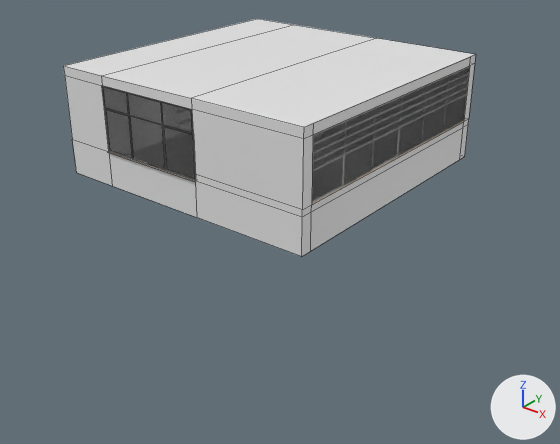
What one commit did to the Blender file blend/Room_Basic_2_WoodFloor_1.blend.
Both versions are drawn from a 50 mm lens placed at (35.3, -41.0, 22.1), pointed at (4.9, -3.1, -1.4). The lights are fixed; the arrows at lower right show +X, +Y and +Z. Mesh edges are drawn as thin lines on the coarser meshes.

The older version as bpy lines, for what is in view:
```python
me_cube_002 = bpy.data.meshes.new('Cube.002')
me_cube_002.from_pydata(...)  # 8 vertices, 3 faces; spans x -10.6..10.7, y -8.2..13.1, z 8.1
me_window_001 = bpy.data.meshes.new('Window.001')
me_window_001.from_pydata(...)  # 248 vertices, 188 faces; spans x -6.5..2.05, y -8.32..-8.02, z 2.62..7.43
# faces by material slot: [98, 72, 12, 6]
me_window_001.materials.append(mat_pvc)
me_window_001.materials.append(mat_plastic)
me_window_001.materials.append(mat_glass)
me_window_001.materials.append(mat_marble)
me_window_002 = bpy.data.meshes.new('Window.002')
me_window_002.from_pydata(...)  # 1040 vertices, 776 faces; spans x 10.5..10.8, y -7.3..12.2, z 3.1..7.4
# faces by material slot: [350, 360, 60, 6]
me_window_002.materials.append(mat_pvc)
me_window_002.materials.append(mat_plastic)
me_window_002.materials.append(mat_glass)
me_window_002.materials.append(mat_marble)
ob_cube_002 = bpy.data.objects.new('Cube.002', me_cube_002)
ob_cube_002.parent = ob_root_wall_tile_05
ob_cube_002.matrix_parent_inverse = Matrix(((1.0, 0.0, 0.0, 0.237), (0.0, 1.0, 0.0, -0.206), (0.0, 0.0, 1.0, 0.169), (0.0, 0.0, 0.0, 1.0)))
ob_cube_002.location = (-0.237, 0.206, -0.169)
ob_window_001 = bpy.data.objects.new('Window.001', me_window_001)
ob_window_001.parent = ob_window_group_001
ob_window_001.matrix_parent_inverse = Matrix(((1.0, 0.0, 0.0, 0.237), (0.0, 1.0, 0.0, -0.206), (0.0, 0.0, 1.0, 0.169), (0.0, 0.0, 0.0, 1.0)))
ob_window_001.location = (-0.237, 0.206, -0.169)
ob_window_002 = bpy.data.objects.new('Window.002', me_window_002)
ob_window_002.parent = ob_window_group_002
ob_window_002.matrix_parent_inverse = Matrix(((1.0, 0.0, 0.0, 0.237), (0.0, 1.0, 0.0, -0.206), (0.0, 0.0, 1.0, 0.169), (0.0, 0.0, 0.0, 1.0)))
ob_window_002.location = (-0.237, 0.206, -0.169)
# also in view: 'Cube' at (0.1, 2.5, 4.1)
```
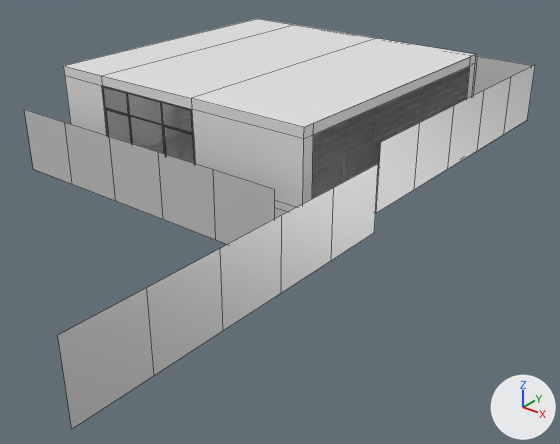
The newer file is also rescaled (x0.6), turned or shifted as a whole; pictures and numbers use the older file's frame.

Pixel boxes [x1, y1, x2, y2] of what changed, in the pictures (560 x 444 px):
```json
{"object": "Plane.003", "change": "added", "after": [58, 164, 378, 429]}
{"object": "Plane.002", "change": "added", "after": [24, 109, 275, 244]}
{"object": "Plane.001", "change": "added", "after": [376, 65, 535, 213]}
{"object": "Plane", "change": "added", "after": [471, 56, 532, 97]}
```

Scene script edits in JSON lines:
```json
{"op": "add", "block": "mat_material", "code": ["mat_material = bpy.data.materials.new('Material')", "# nodes: BsdfAnisotropic, BsdfDiffuse, MixShader, OutputMaterial"]}
{"op": "add", "block": "me_plane", "code": ["me_plane = bpy.data.meshes.new('Plane')", "me_plane.from_pydata(...)  # 20 vertices, 5 faces; spans x -6.26..7.62, y 7.96, z 1.07..3.84", "me_plane.materials.append(mat_material)  # its picture is missing"]}
{"op": "add", "block": "me_plane_001", "code": ["me_plane_001 = bpy.data.meshes.new('Plane.001')", "me_plane_001.from_pydata(...)  # 20 vertices, 5 faces; spans x 7.72, y -5.73..8.15, z 1.07..3.84", "me_plane_001.materials.append(mat_material)  # its picture is missing"]}
{"op": "add", "block": "me_plane_002", "code": ["me_plane_002 = bpy.data.meshes.new('Plane.002')", "me_plane_002.from_pydata(...)  # 20 vertices, 5 faces; spans x -7.6..6.27, y -9.9, z 0.28..3.06", "me_plane_002.materials.append(mat_material)  # its picture is missing"]}
{"op": "add", "block": "me_plane_003", "code": ["me_plane_003 = bpy.data.meshes.new('Plane.003')", "me_plane_003.from_pydata(...)  # 20 vertices, 5 faces; spans x 7.72, y -19.67..-5.8, z 0.28..3.06", "me_plane_003.materials.append(mat_material)  # its picture is missing"]}
{"op": "add", "block": "ob_plane", "code": ["ob_plane = bpy.data.objects.new('Plane', me_plane)", "ob_plane.location = (0.0, 6.05, 0.0)", "ob_plane.scale = (1.67, 1.67, 1.67)"]}
{"op": "add", "block": "ob_plane_001", "code": ["ob_plane_001 = bpy.data.objects.new('Plane.001', me_plane_001)", "ob_plane_001.location = (0.0, 6.05, 0.0)", "ob_plane_001.scale = (1.67, 1.67, 1.67)"]}
{"op": "add", "block": "ob_plane_002", "code": ["ob_plane_002 = bpy.data.objects.new('Plane.002', me_plane_002)", "ob_plane_002.location = (0.0, 6.05, 0.0)", "ob_plane_002.scale = (1.67, 1.67, 1.67)"]}
{"op": "add", "block": "ob_plane_003", "code": ["ob_plane_003 = bpy.data.objects.new('Plane.003', me_plane_003)", "ob_plane_003.location = (0.0, 6.05, 0.0)", "ob_plane_003.scale = (1.67, 1.67, 1.67)"]}
```
